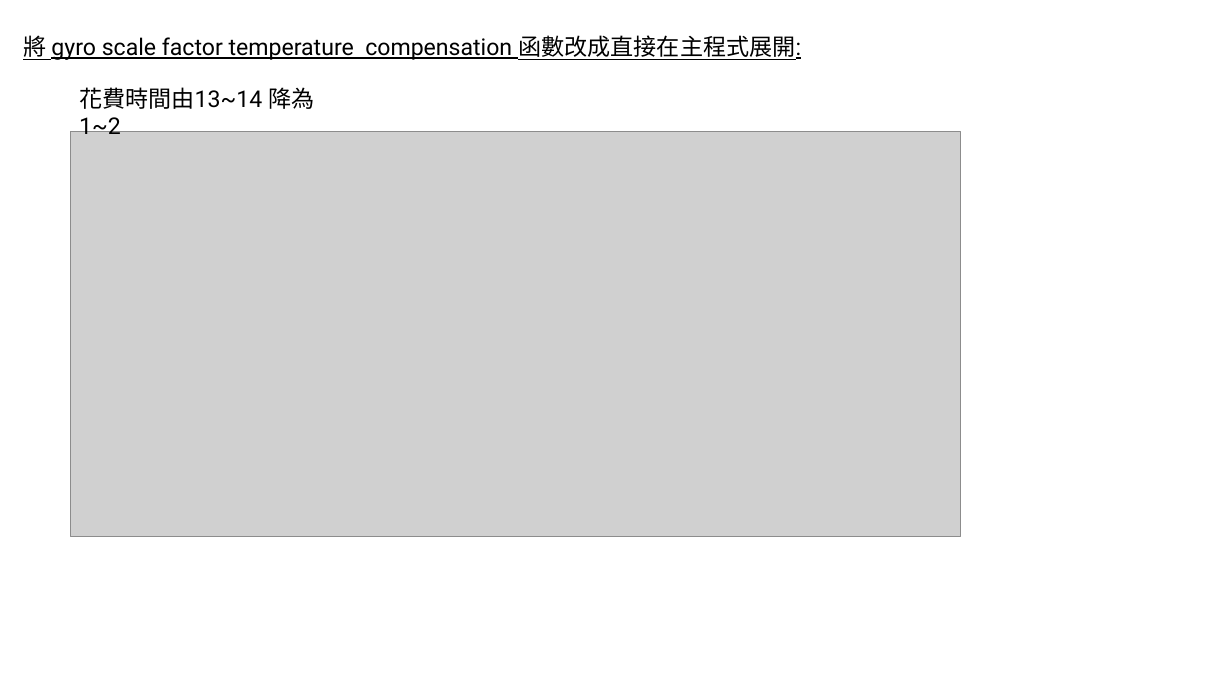
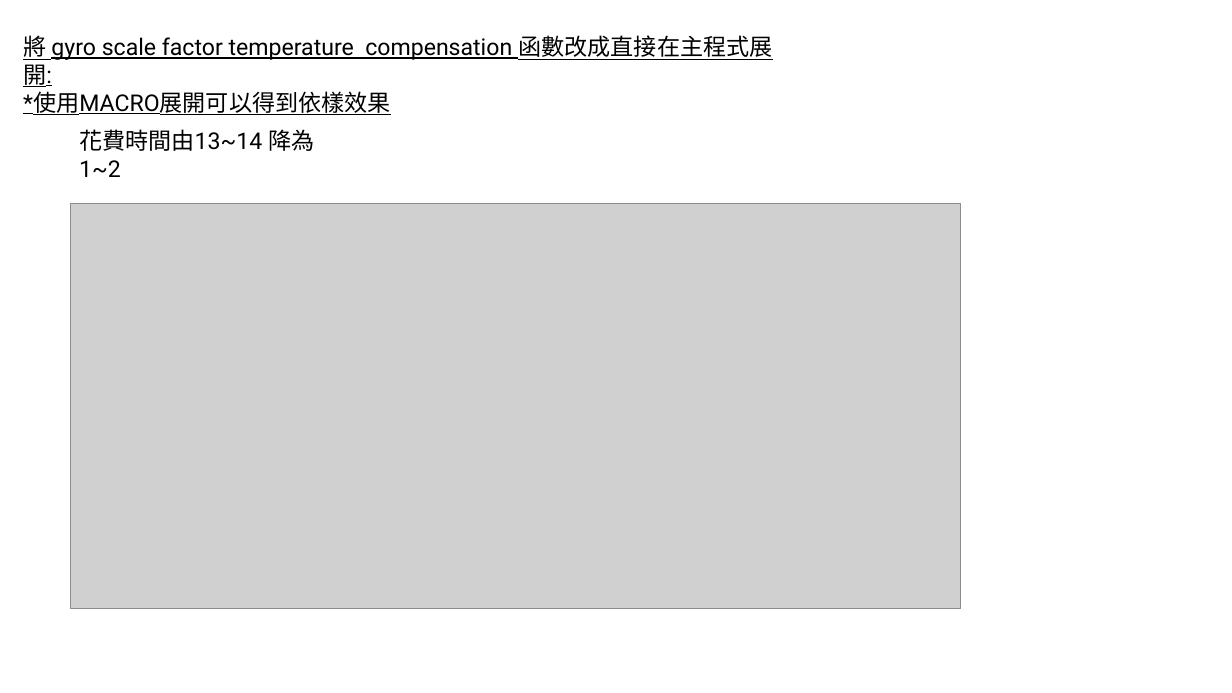
Before and after one commit to adamShiau/adamShiau_FPGA, a slide deck: slide 8 of intel_IP/IRIS/HW_IP/Interface/花費時間測試.pptx. Drawn at 1232x693 pixels with LibreOffice and Linux fonts; fonts in the diff are those of the drawing; grey boxes stand for pictures. Boxes give left, top, right and bottom in pixels: in the first picture for what was removed or moved away, otherwise in the second. Text is boxed around its words. In the diff, an @@ line names an element or a change of style, - is before the commit and + after.

```diff
--- a/intel_IP/IRIS/HW_IP/Interface/花費時間測試.pptx
+++ b/intel_IP/IRIS/HW_IP/Interface/花費時間測試.pptx
@@ text at [23, 91, 391, 115]: paragraph added @@
+*使用MACRO展開可以得到依樣效果
@@ text "花費時間由13~14 降為 1~2": place and size @@
-text "花費時間由13~14 降為 1~2" at [79, 87, 314, 134]
+text "花費時間由13~14 降為 1~2" at [79, 129, 314, 177]
@@ picture: place and size @@
-picture at [70, 131, 961, 537]
+picture at [70, 203, 961, 609]
```
Also in this commit, not shown: 1 other slide changed, 57 other files.
